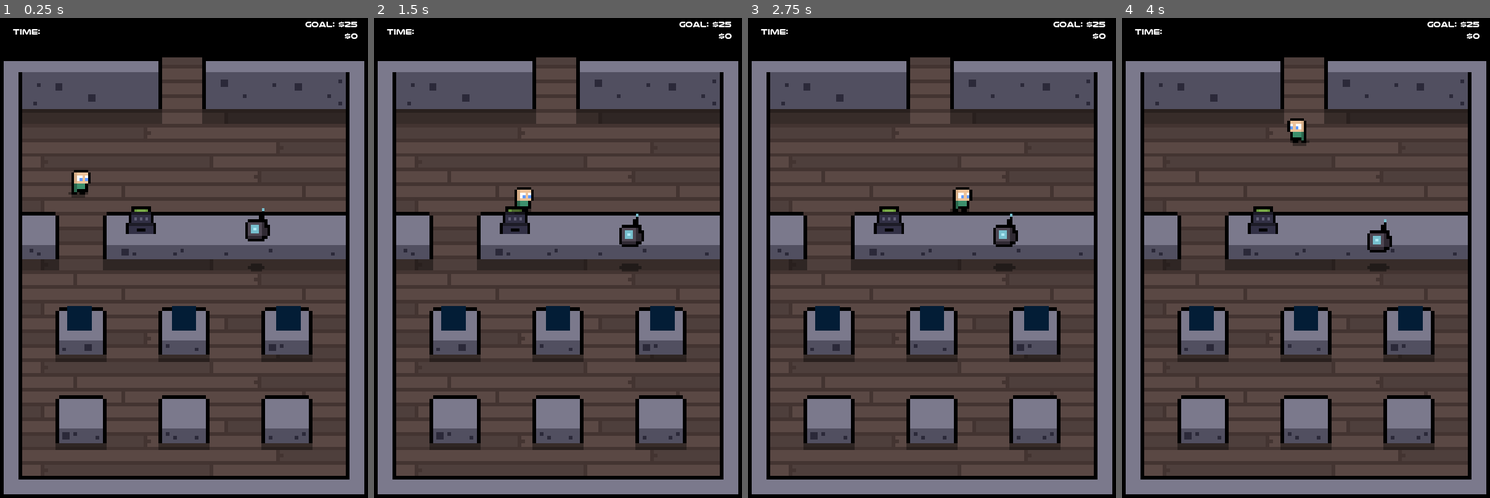
Above: before the commit, frames 1-4 (left to right).
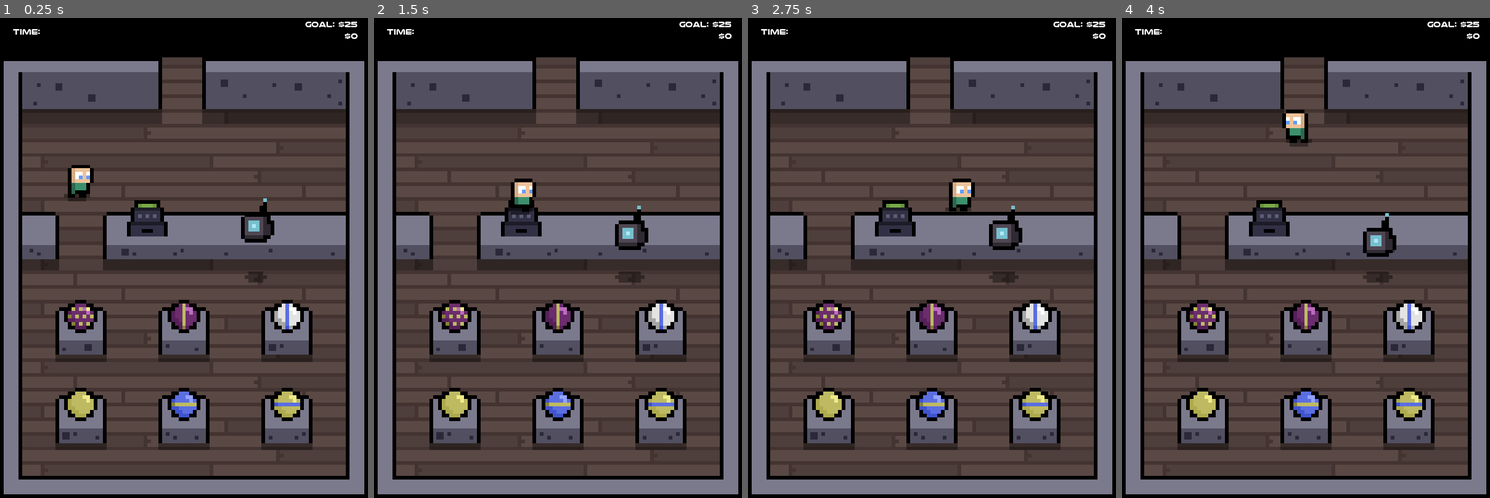
Above: after the commit, the same moments.

Repository: cl3m0ns/CommunityJam
Game: Godot game, scene res://World/World.tscn
The game is run twice, just before and just after one commit, with the same random seed, the same clock (stepped at 60 frames per second) and the same inputs. The project has no main scene, so this scene is started directly.
Inputs:
- Up to frame 1 (0.25 s): no input
- Up to frame 2 (1.5 s): hold Right (move_right) 0.53-1.28 s; tap Space (interact) at 0.6, 1.35 s; hold Down (move_down) from 1.28 s (still down)
- Up to frame 3 (2.75 s): release Down (move_down) at 2.03 s; hold Right (move_right) from 2.03 s (still down); tap Space (interact) at 2.1 s
- Up to frame 4 (4 s): release Right (move_right) at 2.78 s; hold Up (move_up) 2.78-3.53 s; tap Space (interact) at 2.85, 3.6 s; hold Left (move_left) from 3.53 s (still down)

The runs differ from the first frame. In frame 1, 4.2% of the frame differs, in the area x 17-83%, y 30-84%; in frame 2, 4.1%; in frame 3, 4.3%, in the area x 17-83%, y 33-84%; in frame 4, 4.3%.

Commit message:
lots of cleanup roundos in place

Diff:
--- a/CashRegister/CashReg.gd
+++ b/CashRegister/CashReg.gd
@@ -12,14 +12,17 @@
 	if good && $GlowTimer.is_stopped():
 		$GoodGlow.emitting = true
 		$GlowTimer.wait_time = 1.5
+		$cashregister.frame = 0
 		$GlowTimer.start()
 	if bad && $GlowTimer.is_stopped():
 		$BadGlob.emitting = true
+		$cashregister.frame = 1
 		$GlowTimer.wait_time = 1.5
 		$GlowTimer.start()
 
 func _on_GlowTimer_timeout():
 	$GoodGlow.emitting = false
 	$BadGlob.emitting = false
+	$cashregister.frame = 0
 	good = false
 	bad = false
--- a/CashRegister/CashReg.tscn
+++ b/CashRegister/CashReg.tscn
@@ -4,7 +4,7 @@
 [ext_resource path="res://CashRegister/cashregister.png" type="Texture" id=2]
 
 [sub_resource type="RectangleShape2D" id=1]
-extents = Vector2( 51.9769, 45.3601 )
+extents = Vector2( 57.0894, 51.3791 )
 
 [node name="CashReg" type="Area2D"]
 script = ExtResource( 1 )
@@ -14,39 +14,29 @@
 shape = SubResource( 1 )
 
 [node name="cashregister" type="Sprite" parent="."]
-scale = Vector2( 4.5, 4.5 )
+scale = Vector2( 6, 6 )
 texture = ExtResource( 2 )
 hframes = 2
 
 [node name="GoodGlow" type="CPUParticles2D" parent="."]
-position = Vector2( 0.0157089, -17.6255 )
+position = Vector2( 0.016, -24 )
 emitting = false
-amount = 20
-lifetime = 0.5
+amount = 15
 emission_shape = 2
-emission_rect_extents = Vector2( 8, 1 )
-gravity = Vector2( 0, -90 )
-initial_velocity = 6.2
-angular_velocity = 318.69
-radial_accel = 39.34
-scale_amount = 6.0
-scale_amount_random = 0.19
-color = Color( 0.184314, 0.341176, 0.0588235, 1 )
+emission_rect_extents = Vector2( 12, 1 )
+gravity = Vector2( 0, -98 )
+scale_amount = 12.0
+color = Color( 0.411765, 0.792157, 0.333333, 1 )
 
 [node name="BadGlob" type="CPUParticles2D" parent="."]
-position = Vector2( 0.0157089, -17.6255 )
+position = Vector2( 0.016, -24 )
 emitting = false
-amount = 20
-lifetime = 0.5
+amount = 15
 emission_shape = 2
-emission_rect_extents = Vector2( 8, 1 )
-gravity = Vector2( 0, -90 )
-initial_velocity = 6.2
-angular_velocity = 318.69
-radial_accel = 39.34
-scale_amount = 6.0
-scale_amount_random = 0.19
-color = Color( 0.682353, 0, 0, 1 )
+emission_rect_extents = Vector2( 12, 1 )
+gravity = Vector2( 0, -98 )
+scale_amount = 12.0
+color = Color( 0.74902, 0.231373, 0.203922, 1 )
 
 [node name="GlowTimer" type="Timer" parent="."]
 process_mode = 0
--- a/Items/Items.gd
+++ b/Items/Items.gd
@@ -4,9 +4,14 @@
 var picked_up = false
 
 func _ready():
+	$items.frame = choose([0,1,2,3,4,5,6,7,8,9,10,11,12,13,14,15,16,17,18,19,20,21,22,23,24,25,26,27,28,29,30,31])
 	pass # Replace with function body.
 
 func _physics_process(delta):
 	if picked_up:
 		var playerPos = get_parent().get_parent().find_node("Player").get_global_position()
-		set_global_position(Vector2(playerPos.x - 20, playerPos.y - 64))
+		set_global_position(Vector2(playerPos.x + 6, playerPos.y - 56))
+
+func choose(array):
+	array.shuffle()
+	return array.front()
--- a/Items/Items.tscn
+++ b/Items/Items.tscn
@@ -1,6 +1,7 @@
-[gd_scene load_steps=3 format=2]
+[gd_scene load_steps=4 format=2]
 
 [ext_resource path="res://Items/Items.gd" type="Script" id=1]
+[ext_resource path="res://Items/items.png" type="Texture" id=2]
 
 [sub_resource type="RectangleShape2D" id=1]
 extents = Vector2( 40, 40 )
@@ -8,13 +9,13 @@
 [node name="Items" type="Node2D"]
 script = ExtResource( 1 )
 
-[node name="ColorRect" type="ColorRect" parent="."]
-margin_right = 40.0
-margin_bottom = 40.0
-color = Color( 0.0117647, 0.113725, 0.211765, 1 )
-
 [node name="ItemBox" type="Area2D" parent="."]
 
 [node name="CollisionShape2D" type="CollisionShape2D" parent="ItemBox"]
-position = Vector2( 20, 20 )
 shape = SubResource( 1 )
+
+[node name="items" type="Sprite" parent="."]
+scale = Vector2( 6, 6 )
+texture = ExtResource( 2 )
+vframes = 4
+hframes = 8
--- a/LiarBot/LiarBot.tscn
+++ b/LiarBot/LiarBot.tscn
@@ -4,7 +4,7 @@
 [ext_resource path="res://LiarBot/liarbot.png" type="Texture" id=2]
 
 [sub_resource type="RectangleShape2D" id=1]
-extents = Vector2( 70, 50 )
+extents = Vector2( 80, 60 )
 
 [sub_resource type="Animation" id=2]
 resource_name = "idle"
@@ -27,17 +27,16 @@
 script = ExtResource( 1 )
 
 [node name="Hitbox" type="Area2D" parent="."]
-editor/display_folded = true
 
 [node name="CollisionShape2D" type="CollisionShape2D" parent="Hitbox"]
-position = Vector2( 0, 10 )
+position = Vector2( 0, 16 )
 shape = SubResource( 1 )
 
 [node name="AnimationPlayer" type="AnimationPlayer" parent="."]
 anims/idle = SubResource( 2 )
 
 [node name="liarbot" type="Sprite" parent="."]
-scale = Vector2( 4.5, 4.5 )
+scale = Vector2( 6, 6 )
 texture = ExtResource( 2 )
 flip_h = true
 hframes = 6
--- a/Player/Player.gd
+++ b/Player/Player.gd
@@ -38,7 +38,7 @@
 func place_item(standBody):
 	var standPosition = standBody.get_global_position()
 	item_were_holding.picked_up = false
-	item_were_holding.set_position(Vector2(standPosition.x - 20, standPosition.y- 25))
+	item_were_holding.set_position(Vector2(standPosition.x, standPosition.y - 13))
 	holding_item = false
 	item_were_holding = null
 
@@ -58,7 +58,7 @@
 					item.picked_up = true
 					holding_item = true
 					item_were_holding = item
-					$PickupCooldown.wait_time = 1
+					$PickupCooldown.wait_time = 0.4
 					$PickupCooldown.start()
 
 func get_robot_collision():
--- a/Player/Player.tscn
+++ b/Player/Player.tscn
@@ -3,14 +3,13 @@
 [ext_resource path="res://Player/Player.gd" type="Script" id=1]
 [ext_resource path="res://Player/player.png" type="Texture" id=2]
 
+[sub_resource type="RectangleShape2D" id=2]
+extents = Vector2( 21.2542, 16.3894 )
+
 [sub_resource type="RectangleShape2D" id=1]
-extents = Vector2( 14.997, 11.3196 )
+extents = Vector2( 35.0573, 35.5903 )
 
-[sub_resource type="RectangleShape2D" id=4]
-extents = Vector2( 30.0337, 27.8614 )
-
-[sub_resource type="Animation" id=2]
-resource_name = "idle"
+[sub_resource type="Animation" id=3]
 length = 0.6
 loop = true
 tracks/0/type = "value"
@@ -26,8 +25,7 @@
 "values": [ 0, 1 ]
 }
 
-[sub_resource type="Animation" id=3]
-resource_name = "walk"
+[sub_resource type="Animation" id=4]
 length = 0.6
 loop = true
 tracks/0/type = "value"
@@ -47,25 +45,26 @@
 script = ExtResource( 1 )
 
 [node name="CollisionShape2D" type="CollisionShape2D" parent="."]
-position = Vector2( 2.22409, 6.62685 )
-shape = SubResource( 1 )
+position = Vector2( 3, 8 )
+shape = SubResource( 2 )
 
 [node name="Hitbox" type="Area2D" parent="."]
 
 [node name="CollisionShape2D" type="CollisionShape2D" parent="Hitbox"]
 position = Vector2( 1.76293, -1.25756 )
-shape = SubResource( 4 )
+shape = SubResource( 1 )
 
 [node name="player" type="Sprite" parent="."]
-scale = Vector2( 4.5, 4.5 )
+scale = Vector2( 6, 6 )
 texture = ExtResource( 2 )
 hframes = 10
 frame = 4
 
 [node name="AnimationPlayer" type="AnimationPlayer" parent="."]
-anims/idle = SubResource( 2 )
-anims/walk = SubResource( 3 )
+anims/idle = SubResource( 3 )
+anims/walk = SubResource( 4 )
 
 [node name="PickupCooldown" type="Timer" parent="."]
 process_mode = 0
+wait_time = 0.4
 one_shot = true
--- a/Tiles/tiles.tscn
+++ b/Tiles/tiles.tscn
@@ -9,33 +9,36 @@
 points = PoolVector2Array( 330, 0, 600, 0, 600, 252, 564, 252, 564, 60, 330, 60 )
 
 [sub_resource type="ConvexPolygonShape2D" id=3]
+points = PoolVector2Array( 329, 1, 329, 5, 265, 5, 265, 1 )
+
+[sub_resource type="ConvexPolygonShape2D" id=4]
 points = PoolVector2Array( 96, 0, 96, 54, 36, 54, 36, 126, 0, 126, 0, 0 )
 
-[sub_resource type="ConvexPolygonShape2D" id=4]
+[sub_resource type="ConvexPolygonShape2D" id=5]
 points = PoolVector2Array( 600, 0, 600, 126, 564, 126, 564, 54, 168, 54, 168, 0 )
 
-[sub_resource type="ConvexPolygonShape2D" id=5]
+[sub_resource type="ConvexPolygonShape2D" id=6]
 points = PoolVector2Array( 36, 0, 36, 306, 564, 306, 564, 0, 600, 0, 600, 342, 0, 342, 0, 0 )
 
-[sub_resource type="ConvexPolygonShape2D" id=6]
+[sub_resource type="ConvexPolygonShape2D" id=7]
 points = PoolVector2Array( 174, 30, 174, 84, 90, 84, 90, 30 )
 
-[sub_resource type="ConvexPolygonShape2D" id=7]
+[sub_resource type="ConvexPolygonShape2D" id=8]
 points = PoolVector2Array( 342, 30, 342, 84, 258, 84, 258, 30 )
 
-[sub_resource type="ConvexPolygonShape2D" id=8]
+[sub_resource type="ConvexPolygonShape2D" id=9]
 points = PoolVector2Array( 510, 30, 510, 84, 426, 84, 426, 30 )
 
-[sub_resource type="ConvexPolygonShape2D" id=9]
+[sub_resource type="ConvexPolygonShape2D" id=10]
 points = PoolVector2Array( 96, 174, 174, 174, 174, 228, 90, 228, 90, 174 )
 
-[sub_resource type="ConvexPolygonShape2D" id=10]
+[sub_resource type="ConvexPolygonShape2D" id=11]
 points = PoolVector2Array( 342, 174, 342, 228, 258, 228, 258, 174 )
 
-[sub_resource type="ConvexPolygonShape2D" id=11]
+[sub_resource type="ConvexPolygonShape2D" id=12]
 points = PoolVector2Array( 510, 174, 510, 228, 426, 228, 426, 174 )
 
-[sub_resource type="TileSet" id=12]
+[sub_resource type="TileSet" id=13]
 0/name = "tiles.png 0"
 0/texture = ExtResource( 1 )
 0/tex_offset = Vector2( 0, 0 )
@@ -56,6 +59,12 @@
 "one_way_margin": 1.0,
 "shape": SubResource( 2 ),
 "shape_transform": Transform2D( 1, 0, 0, 1, 0, 0 )
+}, {
+"autotile_coord": Vector2( 0, 0 ),
+"one_way": false,
+"one_way_margin": 1.0,
+"shape": SubResource( 3 ),
+"shape_transform": Transform2D( 1, 0, 0, 1, 0, 0 )
 } ]
 0/z_index = 0
 1/name = "tiles.png 1"
@@ -89,12 +98,6 @@
 2/occluder_offset = Vector2( 0, 0 )
 2/navigation_offset = Vector2( 0, 0 )
 2/shapes = [ {
-"autotile_coord": Vector2( 0, 0 ),
-"one_way": false,
-"one_way_margin": 1.0,
-"shape": SubResource( 5 ),
-"shape_transform": Transform2D( 1, 0, 0, 1, 0, 0 )
-}, {
 "autotile_coord": Vector2( 0, 0 ),
 "one_way": false,
 "one_way_margin": 1.0,
@@ -130,11 +133,17 @@
 "one_way_margin": 1.0,
 "shape": SubResource( 11 ),
 "shape_transform": Transform2D( 1, 0, 0, 1, 0, 0 )
+}, {
+"autotile_coord": Vector2( 0, 0 ),
+"one_way": false,
+"one_way_margin": 1.0,
+"shape": SubResource( 12 ),
+"shape_transform": Transform2D( 1, 0, 0, 1, 0, 0 )
 } ]
 2/z_index = 0
 
 [node name="TileMap" type="TileMap"]
-tile_set = SubResource( 12 )
+tile_set = SubResource( 13 )
 cell_size = Vector2( 6, 6 )
 cell_quadrant_size = 1
 format = 1
--- a/World/World.gd
+++ b/World/World.gd
@@ -9,7 +9,6 @@
 # Called when the node enters the scene tree for the first time.
 func _ready():
 	GLOBAL.RIGHT_ITEM = $Customer1/Items
-	pass # Replace with function body.
 
 func _physics_process(delta):
 	if lastCash != cash:
--- a/World/World.tscn
+++ b/World/World.tscn
@@ -23,13 +23,13 @@
 [node name="TileMap" parent="." instance=ExtResource( 3 )]
 
 [node name="CashReg" parent="." instance=ExtResource( 4 )]
-position = Vector2( 230, 350 )
+position = Vector2( 240, 346.571 )
 
 [node name="LiarBot" parent="." instance=ExtResource( 5 )]
 position = Vector2( 420, 380 )
 
 [node name="Player" parent="." instance=ExtResource( 6 )]
-position = Vector2( 130, 290 )
+position = Vector2( 128.285, 289.143 )
 
 [node name="UI" type="Node2D" parent="."]
 
@@ -77,13 +77,22 @@
 [node name="Customer1" type="Node2D" parent="."]
 
 [node name="Items" parent="Customer1" instance=ExtResource( 8 )]
-position = Vector2( 280, 490 )
+position = Vector2( 132, 507 )
 
 [node name="Items2" parent="Customer1" instance=ExtResource( 8 )]
-position = Vector2( 110, 490 )
+position = Vector2( 300, 507 )
 
 [node name="Items3" parent="Customer1" instance=ExtResource( 8 )]
-position = Vector2( 450, 490 )
+position = Vector2( 468, 507 )
+
+[node name="Items4" parent="Customer1" instance=ExtResource( 8 )]
+position = Vector2( 132, 651 )
+
+[node name="Items5" parent="Customer1" instance=ExtResource( 8 )]
+position = Vector2( 300, 651 )
+
+[node name="Items6" parent="Customer1" instance=ExtResource( 8 )]
+position = Vector2( 468, 651 )
 
 [node name="Item Stands" type="Node2D" parent="."]
 editor/display_folded = true
Binary file changed: Items/items.png
Not shown: 2 places in Tiles/tiles.tscn that only renumber resources
